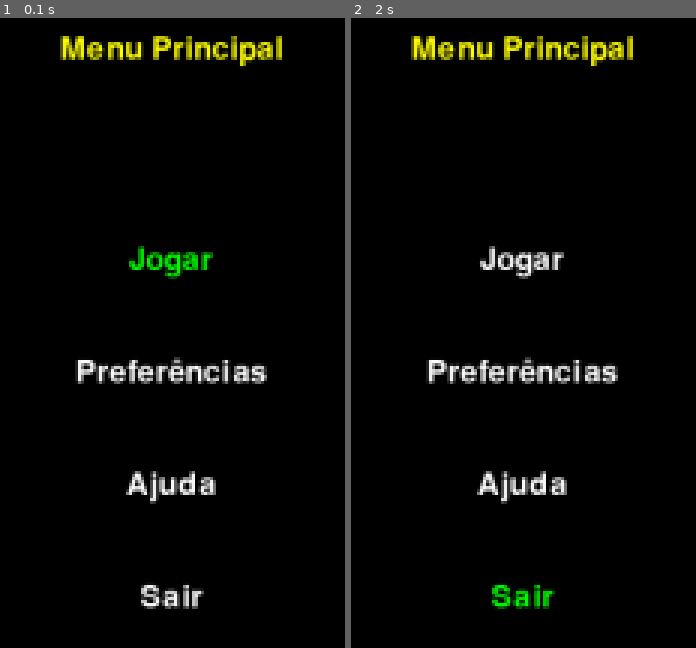
Above: before the commit, frames 1-2 (left to right).
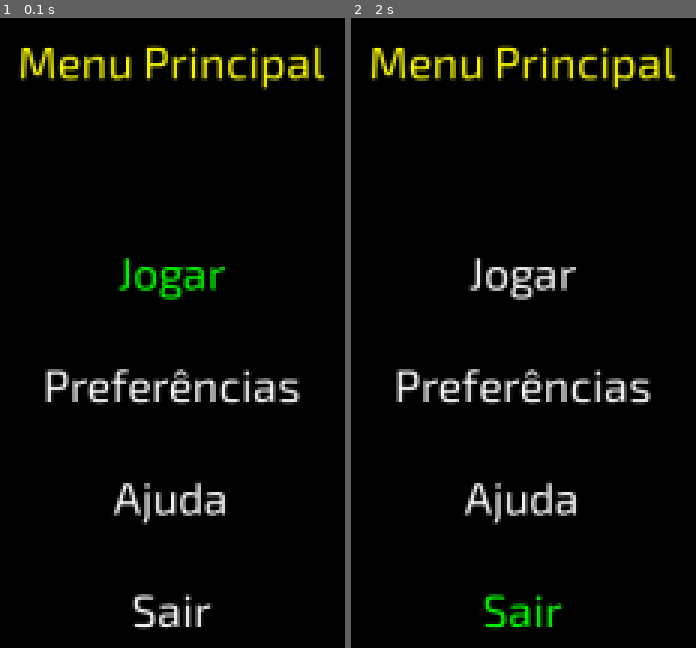
Above: after the commit, the same moments.

Repository: MineGandz/jogo-de-ritmo-pygame-projeto3
Game: pygame game, started from main.py
Same seed, same stepped clock (60 frames per second), same inputs: the game is played once before the commit and once after it.
Inputs:
- Up to frame 1 (0.1 s): no input
- Up to frame 2 (2 s): hold Up 0.33-0.8 s; hold Down 0.83-1.13 s; hold Up 1.17-1.53 s; hold Down 1.57-1.93 s; hold Up from 1.97 s (still down)

The runs differ from the first frame. In frame 1, 10% of the frame differs, in the area x 6-94%, y 2-98%; in frame 2, 10%.

Commit message:
Comentários no código main.py

Diff:
--- a/main.py
+++ b/main.py
@@ -1,6 +1,8 @@
 import pygame
 import sys
 import os
+
+# importando funções dos outros arquivos
 from jogar import rodando
 from opções import preferencias
 
@@ -8,10 +10,13 @@
 screen = pygame.display.set_mode((1920, 1080))
 clock = pygame.time.Clock()
 
+# diretório assets
 ASSETS_DIR = os.path.join(os.path.dirname(__file__), "assets")
-dir_fonte = os.path.join(ASSETS_DIR, "Exo2.ttf")
+# definindo fonte
+dir_fonte = os.path.join(ASSETS_DIR, "fonte.ttf")
 font = pygame.font.Font(dir_fonte, 32)
 
+# opções do menu
 menu_options = ["Jogar", "Preferências", "Ajuda", "Sair"]
 selected_index = 0
 
@@ -22,9 +27,12 @@
 
 def draw_menu():
     screen.fill((0,0,0))
+
+    # exibindo título menu principal
     title_surface = font.render("Menu Principal", True, (255,255,0))
     screen.blit(title_surface, (screen.get_width()//2 - title_surface.get_width()//2, 150))
 
+    # exibir opções e mudar cor quando selecionada
     for i, option in enumerate(menu_options):
         color = (255,255,255)
         if i == selected_index:
@@ -38,18 +46,22 @@
 while running:
     draw_menu()
     for event in pygame.event.get():
+        # sair do jogo
         if event.type == pygame.QUIT:
             running = False
+        # mudar entre as opções
         if event.type == pygame.KEYDOWN:
+            # opção pra cima
             if event.key == pygame.K_UP:
                 selected_index = (selected_index - 1) % len(menu_options)
+            # opção pra baixo
             elif event.key == pygame.K_DOWN:
                 selected_index = (selected_index + 1) % len(menu_options)
+            # quando apertar enter na opção
             elif event.key == pygame.K_RETURN:
                 chosen = menu_options[selected_index]
                 if chosen == "Jogar":
                     rodando(screen, clock, num_teclas, velocidade)
-                    # rodando(screen, clock, num_teclas, velocidade)  # passa configs
                 elif chosen == "Preferências":
                     preferencias(screen, clock, font, num_teclas, velocidade)
                 elif chosen == "Ajuda":
Empty file added: ajuda.py
Binary file added: assets/fonte.ttf
